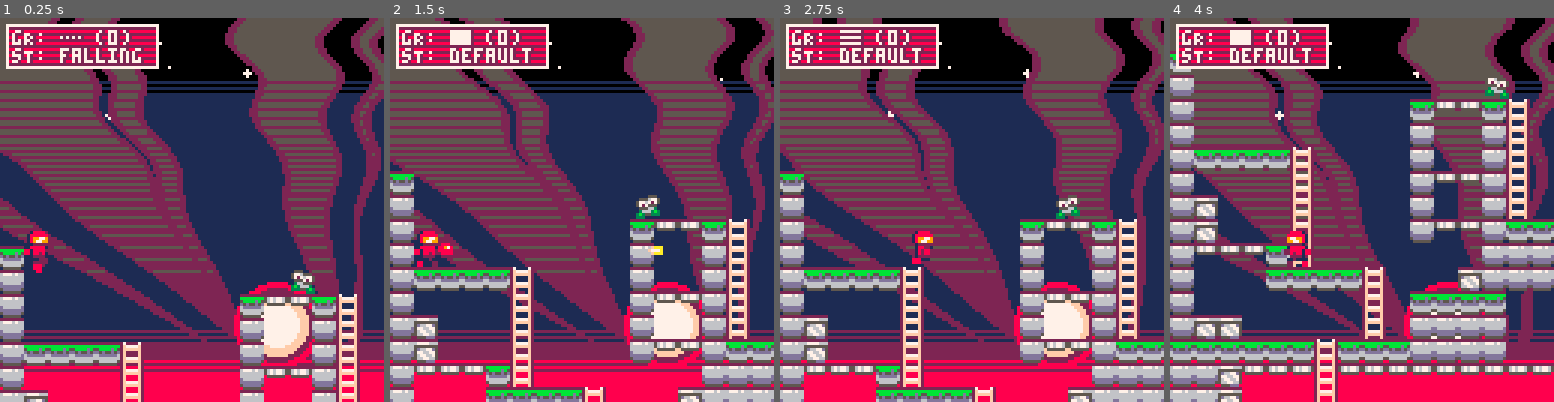
Above: before the commit, frames 1-4 (left to right).
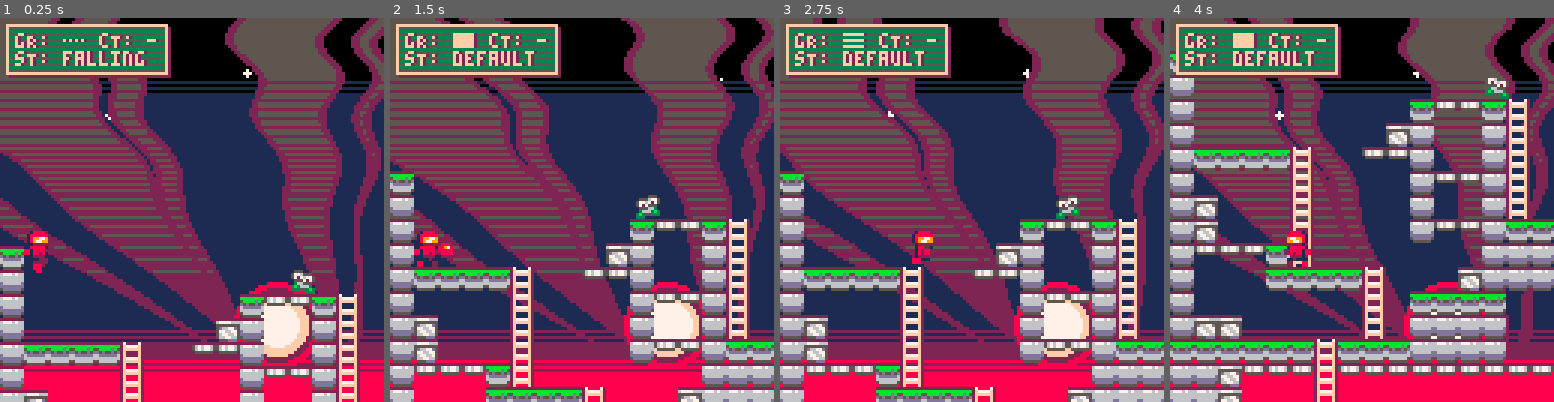
Above: after the commit, the same moments.

Repository: whckmstrjck/picoboy
Game: PICO-8 cartridge picoboy.p8
Same seed, same stepped clock (60 frames per second), same inputs: the game is played once before the commit and once after it.
Inputs:
- Up to frame 1 (0.25 s): no input
- Up to frame 2 (1.5 s): tap X (X key) at 0.33, 1.07 s; tap O (Z key) at 0.7 s
- Up to frame 3 (2.75 s): hold Right 1.6-2.1 s; tap O (Z key) at 1.7, 2.1, 2.5 s; tap X (X key) at 1.85 s; hold Up 2.15-2.42 s; hold Right from 2.47 s (still down)
- Up to frame 4 (4 s): tap O (Z key) at 2.9, 3.3, 3.7 s; tap X (X key) at 2.97 s; release Right at 3.03 s; hold Left 3.08-3.58 s; hold Down 3.63-3.97 s

The runs differ from the first frame. In frame 1, 6.1% of the frame differs, in the area x 1-63%, y 1-88%; in frame 2, 6.4%, in the area x 1-72%, y 1-68%; in frame 3, 6.2%; in frame 4, 6.3%.

Commit message:
Refactor player state handling and improve debug visuals for grounded states

Diff:
--- a/lua/classes/player.lua
+++ b/lua/classes/player.lua
@@ -121,7 +121,6 @@
   state_default = function(_ENV)
     if not grounded then
       set_state(_ENV, 'falling')
-      return
     end
 
     if try_drop(_ENV) then return end
@@ -317,7 +316,7 @@
   draw_default = function(_ENV)
     local spr_id = 2
 
-    if not grounded then
+    if not grounded or grounded == 'coyote' then
       if vy < 0 then
         spr_id = 10
       else
@@ -372,8 +371,8 @@
     -- draw state and grounded info
     local debug_x = 2
     local debug_y = 2
-    local debug_w = 50
-    local debug_h = 14
+    local debug_w = 53
+    local debug_h = 16
 
     local grounded_str = '…'
     if grounded == 'ladder' then
@@ -386,14 +385,15 @@
       grounded_str = '█'
     end
 
-    grounded_str = grounded_str .. ' (' .. coyote_time .. ')'
-
-    rectfill(debug_x, debug_y, debug_x + debug_w, debug_y + debug_h, 2)
+    grounded_str = grounded_str .. ' cT: ' .. (coyote_time == 0 and '-' or coyote_time)
+
+    rectfill(debug_x + 1, debug_y + 1, debug_x + debug_w + 1, debug_y + debug_h + 1, 2)
+    rectfill(debug_x, debug_y, debug_x + debug_w, debug_y + debug_h, 5)
     fillp(▤)
-    rectfill(debug_x, debug_y, debug_x + debug_w, debug_y + debug_h, 8)
+    rectfill(debug_x, debug_y, debug_x + debug_w, debug_y + debug_h, 3)
     fillp()
-    rect(debug_x, debug_y, debug_x + debug_w, debug_y + debug_h, 7)
-    print('gR: ' .. grounded_str .. '\nsT: ' .. state, debug_x + 3, debug_y + 2, 2)
-    print('gR: ' .. grounded_str .. '\nsT: ' .. state, debug_x + 2, debug_y + 2, 7)
+    rect(debug_x, debug_y, debug_x + debug_w, debug_y + debug_h, 15)
+    print('gR: ' .. grounded_str .. '\nsT: ' .. state, debug_x + 4, debug_y + 3, 2)
+    print('gR: ' .. grounded_str .. '\nsT: ' .. state, debug_x + 3, debug_y + 3, 15)
   end
 })
--- a/picoboy.p8
+++ b/picoboy.p8
@@ -15,9 +15,9 @@
 #include lua/utils/math.lua
 #include lua/utils/fx/draw-sky.lua
 __gfx__
-0000000022222222000018888000000000001888800000000000188880000000000018888000000000001888800000000000188880000000288800000faaa000
+0000000022222222000018888000000000001888800000000000188880000000000018888000000000001888800000000000188880000000288800000faa0000
 00000000bbbbbbbb00018888880000000001888888000000000188888800000000018888880000000001899779000000000188888800000088978000f777a000
-007007005bbbbdb5000189977900000000018997790000000001899779000000000189977900000000018977990000000001899779000000888880000faaa000
+007007005bbbbdb5000189977900000000018997790000000001899779000000000189977900000000018977990000000001899779000000888880000faa0000
 00077000d5d55d5d0001897799000000000189779900000000018977990000000001897799000000000188888000000000018977990000002888800000000000
 000770006dddddd60000122220000000000012222000000000001222200000000000122220000000000012222022000000001222202200000222000000000000
 00700700666666660001888881000000000018822100000000012288812000000001228881000000000188888122000000018888812200000000000000000000
@@ -193,8 +193,8 @@
 0100000000000000000000000000000000000000110000000000000000000000000000000000000000000000000000000000000000000000000000000000000000000000000000000000000000000000000000000000000000000000000000000000000000000000000000000000000000000000000000000000000000000000
 1000000000000000000000000000000000000011110000000000000000000000000000000000000000000000000000000000000000000000000000000000000000000000000000000000000000000000000000000000000000000000000000000000000000000000000000000000000000000000000000000000000000000000
 1000000000000000000001212101200000000011111100000000000000000000000000000000000000000000000000000000000000000000000000000000000000000000000000000000000000000000000000000000000000000000000000000000000000000000000000000000000000000000000000000000000000000000
-1000000000000000000010000010300000000011111100000000000000000000000000000000000000000000000000000000000000000000000000000000000000000000000000000000000000000000000000000000000000000000000000000000000000000000000000000000000000000000000000000000000000000000
-1001010101200000000010000010300000000011111100000000000000000000000000000000000000000000000000000000000000000000000000000000000000000000000000000000000000000000000000000000000000000000000000000000000000000000000000000000000000000000000000000000000000000000
+1000000000000000001110000010300000000011111100000000000000000000000000000000000000000000000000000000000000000000000000000000000000000000000000000000000000000000000000000000000000000000000000000000000000000000000000000000000000000000000000000000000000000000
+1001010101200000212110000010300000000011111100000000000000000000000000000000000000000000000000000000000000000000000000000000000000000000000000000000000000000000000000000000000000000000000000000000000000000000000000000000000000000000000000000000000000000000
 1000000000300000000010212110300000000011111100000000000000000000000000000000000000000000000000000000000000000000000000000000000000000000000000000000000000000000000000000000000000000000000000000000000000000000000000000000000000000000000000000000000000000000
 1011000000300000000010000010300000001111111100000000000000000000000000000000000000000000000000000000000000000000000000000000000000000000000000000000000000000000000000000000000000000000000000000000000000000000000000000000000000000000000000000000000000000000
 1011000000300000000010212110010121011010101000000000000000000000000000000000000000000000000000000000000000000000000000000000000000000000000000000000000000000000000000000000000000000000000000000000000000000000000000000000000000000000000000000000000000000000
